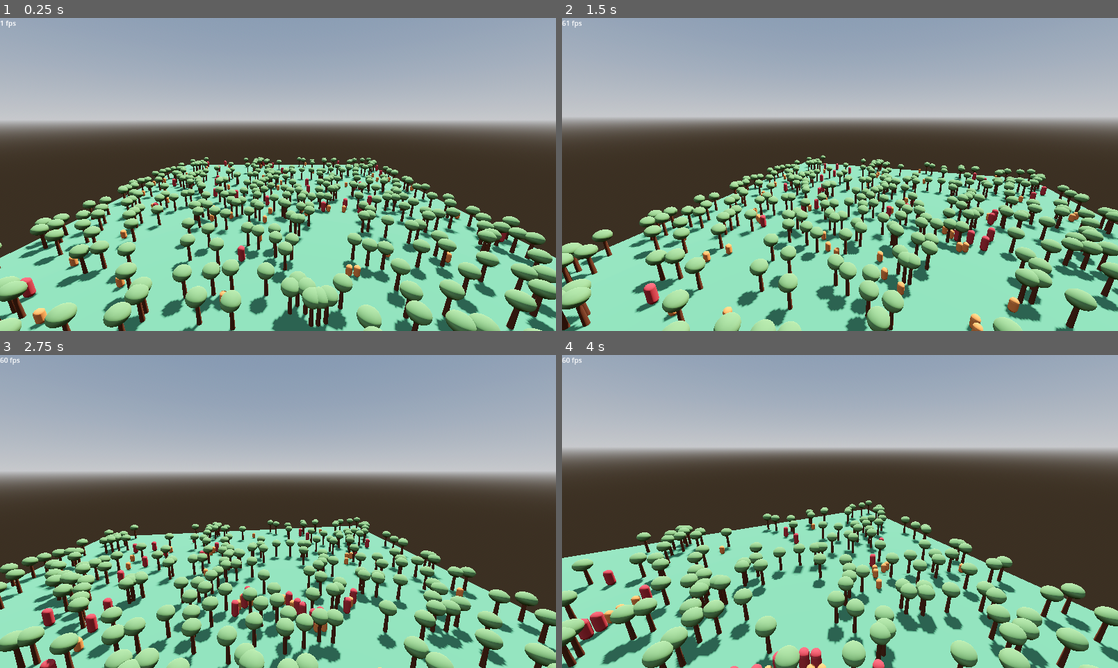
Above: before the commit, frames 1-4 (two rows, left to right).
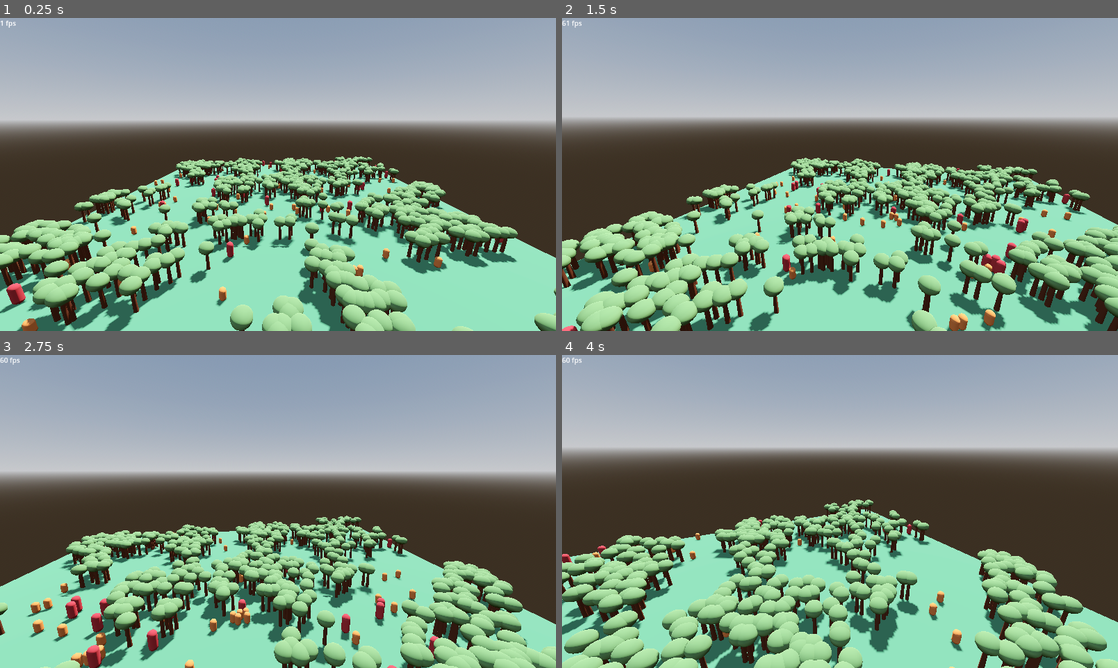
Above: after the commit, the same moments.

Repository: LyciaStenson/EcosystemSimulation
Game: Godot game, scene res://Scenes/Main.tscn
Two runs of this game, one before a commit and one after it. Both use one fixed random seed, a clock stepped at 60 frames per second and the inputs below.
Inputs (mouse positions are in pixels of both pictures, inside the frame that each line leads up to):
- Up to frame 1 (0.25 s): no input
- Up to frame 2 (1.5 s): move the mouse to (867, 174) at 0.52 s; hold W (MoveForward) from 0.53 s (still down); move the mouse to (812, 174) at 1.27 s
- Up to frame 3 (2.75 s): keep holding W (MoveForward); move the mouse to (289, 505) at 2.02 s
- Up to frame 4 (4 s): keep holding W (MoveForward); move the mouse to (834, 517) at 2.77 s; move the mouse to (878, 514) at 3.52 s

The runs differ from the first frame. In frame 1, 35% of the frame differs, in the area x 0-100%, y 44-100%; in frame 2, 36%, in the area x 0-100%, y 43-100%; in frame 3, 30%; in frame 4, 32%.

Commit message:
Tree generation now uses perlin noise

Diff:
--- a/Scenes/EcosystemManager.tscn
+++ b/Scenes/EcosystemManager.tscn
@@ -27,7 +27,8 @@
 script = ExtResource("1_roijb")
 predator_num = 35
 prey_num = 50
-tree_num = 350
+tree_threshold = 0.05
+tree_probability = 0.01
 predator_scene = ExtResource("2_2rcuf")
 prey_scene = ExtResource("3_qsvxw")
 tree_mesh = SubResource("CylinderMesh_mvuc2")
--- a/Scripts/EcosystemManager.gd
+++ b/Scripts/EcosystemManager.gd
@@ -2,7 +2,8 @@
 
 @export var predator_num : int
 @export var prey_num : int
-@export var tree_num : int
+@export var tree_threshold : float
+@export_range(0, 1, 0.01) var tree_probability : float
 
 @export var predator_scene : PackedScene
 @export var prey_scene : PackedScene
@@ -13,6 +14,8 @@
 
 var tree_multimesh : MultiMeshInstance3D
 var leaves_multimesh : MultiMeshInstance3D
+
+var tree_positions : Array[Vector3]
 
 func _ready():
 	generate_trees()
@@ -44,16 +47,23 @@
 	leaves_multimesh.multimesh = MultiMesh.new()
 	leaves_multimesh.multimesh.transform_format = MultiMesh.TRANSFORM_3D
 	leaves_multimesh.multimesh.mesh = leaves_mesh
-	leaves_multimesh.multimesh.instance_count = tree_num
 	tree_multimesh = MultiMeshInstance3D.new()
 	tree_multimesh.multimesh = MultiMesh.new()
 	tree_multimesh.multimesh.transform_format = MultiMesh.TRANSFORM_3D
 	tree_multimesh.multimesh.mesh = tree_mesh
-	tree_multimesh.multimesh.instance_count = tree_num
 
-	for i in tree_num:
-		var tree_pos : Vector3 = Vector3(randf_range(-24.0, 24.0), 1.0, randf_range(-24.0, 24.0))
-		add_tree(i, tree_pos)
+	for x in range(-240, 240):
+		for y in range(-240, 240):
+			if fast_noise.get_noise_2d(x, y) > tree_threshold:
+				if (randf() > (1-tree_probability)):
+					tree_positions.append(Vector3(x / 10.0, 1, y / 10.0))
+
+	tree_multimesh.multimesh.instance_count = tree_positions.size()
+	leaves_multimesh.multimesh.instance_count = tree_positions.size()
+
+	for i in tree_positions.size():
+		add_tree(i, tree_positions[i])
+
 	add_child(tree_multimesh)
 	add_child(leaves_multimesh)
 
